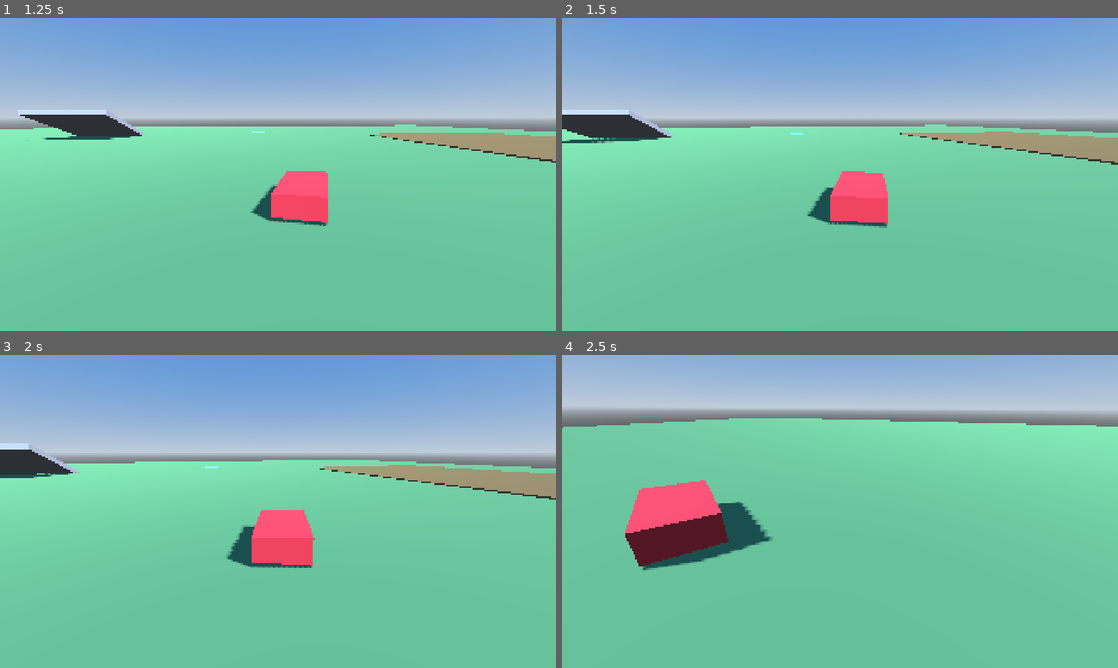
Above: before the commit, frames 1-4 (two rows, left to right).
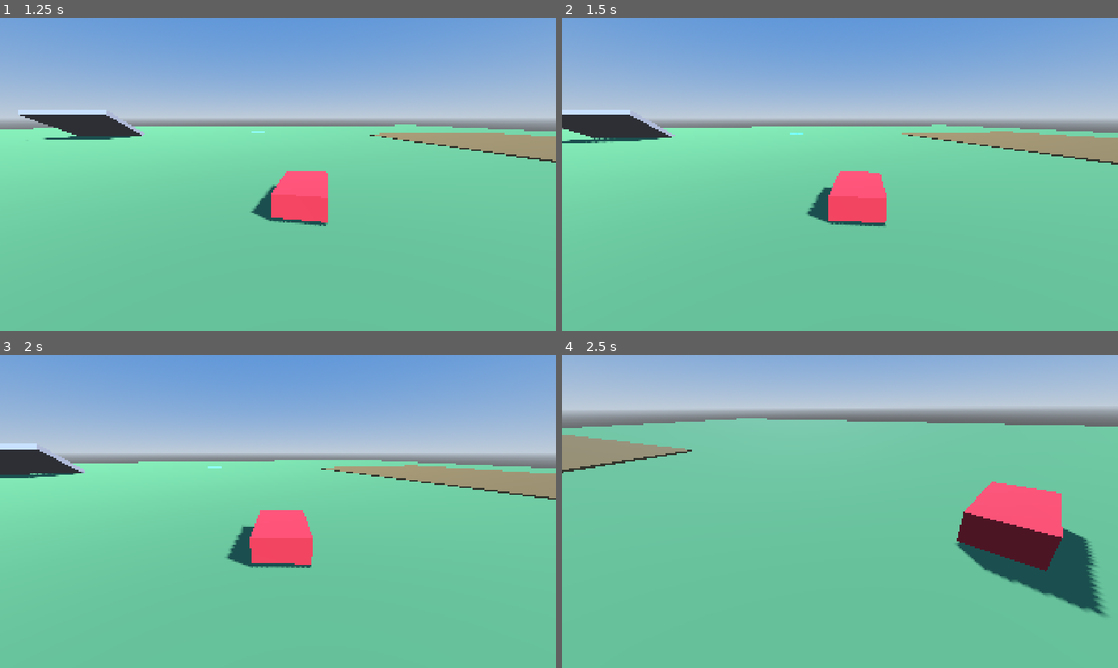
Above: after the commit, the same moments.

Repository: blorbeer-cmd/BattleRacer
Game: Godot game, scene res://tracks/test_area.tscn
Same seed, same stepped clock (60 frames per second), same inputs: the game is played once before the commit and once after it. This scene is started directly instead of the project's main scene.
Inputs:
- Up to frame 1 (1.25 s): hold D (steer_right) from 0.53 s (still down); hold Space (drift) from 0.53 s (still down)
- Up to frame 2 (1.5 s): release D (steer_right) at 1.28 s; release Space (drift) at 1.28 s; hold S (brake) from 1.28 s (still down); tap Space (drift) at 1.35 s
- Up to frame 3 (2 s): keep holding S (brake)
- Up to frame 4 (2.5 s): release S (brake) at 2.03 s; hold D (steer_right) from 2.03 s (still down); hold R (look_back) from 2.03 s (still down); tap Space (drift) at 2.3 s

Frame 1 is identical in both runs. In frame 2, 0.3% of the frame differs, in the area x 0-100%, y 29-68%; in frame 3, 0.5%; in frame 4, 16%, in the area x 0-100%, y 17-84%.

Commit message:
Fix reversed steering in reverse gear, add drift hop and stage feedback (A-013)
- Steering while reversing used absf(forward_speed) for the speed
  scaling, keeping the same turn direction as forward driving - felt
  swapped/unintuitive when backing up. Now multiplies by
  signf(forward_speed) so backing up swings the kart the way arcade
  players expect.
- Added drift_hop_impulse to KartHandling (per weight class in the
  three presets) and apply it as an upward impulse when a drift starts
  - the MK64-style hop was missing entirely before.
- Added temporary placeholder visual feedback: the kart's placeholder
  mesh material tints blue/orange by mini-turbo stage (duplicated at
  runtime so the shared scene material isn't mutated), reset when the
  drift ends. This is a stand-in for real spark VFX (A-063, Phase 6) so
  drift timing/feel can actually be evaluated during manual playtesting
  now rather than only once art exists.

Reported by hands-on testing: camera now follows correctly and
steering works forward, confirming the previous fixes; this addresses
the newly reported reverse-steering and drift-feel-illegible issues.

Co-Authored-By: Claude Sonnet 5 <noreply@anthropic.com>
Claude-Session: https://claude.ai/code/session_01Hg27BPgboDJC3JFDL7WLjD

Diff:
--- a/src/kart/handling/heavy.tres
+++ b/src/kart/handling/heavy.tres
@@ -16,6 +16,7 @@
 drift_grip = 3.5
 drift_steering_multiplier = 1.4
 drift_min_speed = 7.0
+drift_hop_impulse = 3.0
 mini_turbo_stage1_time = 0.9
 mini_turbo_stage2_time = 1.8
 mini_turbo_boost_stage1 = 6.0
--- a/src/kart/handling/light.tres
+++ b/src/kart/handling/light.tres
@@ -16,6 +16,7 @@
 drift_grip = 5.0
 drift_steering_multiplier = 1.6
 drift_min_speed = 5.0
+drift_hop_impulse = 5.0
 mini_turbo_stage1_time = 0.7
 mini_turbo_stage2_time = 1.4
 mini_turbo_boost_stage1 = 6.0
--- a/src/kart/handling/medium.tres
+++ b/src/kart/handling/medium.tres
@@ -16,6 +16,7 @@
 drift_grip = 4.0
 drift_steering_multiplier = 1.5
 drift_min_speed = 6.0
+drift_hop_impulse = 4.0
 mini_turbo_stage1_time = 0.8
 mini_turbo_stage2_time = 1.6
 mini_turbo_boost_stage1 = 6.0
--- a/src/kart/kart.gd
+++ b/src/kart/kart.gd
@@ -15,8 +15,18 @@
 ## niedriger/mittlerer Geschwindigkeit kaum spürbar.
 const TURN_RATE_GAIN: float = 4.0
 
+## Nur Platzhalter-Feedback, bis in Phase 6 (A-063) echte Funken-VFX
+## kommen: färbt das Platzhalter-Mesh je Mini-Turbo-Stufe ein, damit sich
+## das Drift-Timing schon jetzt beurteilen lässt.
+const DRIFT_STAGE_COLORS: Array[Color] = [
+	Color(0.0, 0.0, 0.0),
+	Color(0.2, 0.5, 1.0),
+	Color(1.0, 0.55, 0.1),
+]
+
 @export var handling: KartHandling
 @export var visual_root_path: NodePath
+@export var visual_mesh_path: NodePath
 @export var wheel_ray_fl: NodePath
 @export var wheel_ray_fr: NodePath
 @export var wheel_ray_rl: NodePath
@@ -26,6 +36,7 @@
 var input_source: KartInputSource = PlayerInputSource.new()
 
 var _visual_root: Node3D
+var _visual_material: StandardMaterial3D
 var _wheel_ray_nodes: Array[RayCast3D] = []
 var _steering_angle: float = 0.0
 var _grounded: bool = false
@@ -51,6 +62,29 @@
 	if handling != null:
 		mass = handling.mass_kg
 	_last_safe_transform = global_transform
+
+	var visual_mesh: MeshInstance3D = get_node_or_null(visual_mesh_path) as MeshInstance3D
+	if visual_mesh != null:
+		var base_material: Material = visual_mesh.get_surface_override_material(0)
+		if base_material is StandardMaterial3D:
+			_visual_material = (base_material as StandardMaterial3D).duplicate()
+			visual_mesh.set_surface_override_material(0, _visual_material)
+
+	mini_turbo_charged.connect(_on_mini_turbo_charged)
+	drift_ended.connect(_on_drift_ended)
+
+
+func _on_mini_turbo_charged(stage: int) -> void:
+	if _visual_material == null:
+		return
+	_visual_material.emission_enabled = stage > 0
+	_visual_material.emission = DRIFT_STAGE_COLORS[clampi(stage, 0, DRIFT_STAGE_COLORS.size() - 1)]
+	_visual_material.emission_energy_multiplier = 2.0
+
+
+func _on_drift_ended(_boost_applied: bool) -> void:
+	if _visual_material != null:
+		_visual_material.emission_enabled = false
 
 
 func _physics_process(delta: float) -> void:
@@ -172,7 +206,8 @@
 
 	var forward_speed: float = linear_velocity.dot(-global_transform.basis.z)
 	var speed_ratio: float = clampf(absf(forward_speed) / handling.max_speed, 0.3, 1.0)
-	var turn_rate: float = _steering_angle * TURN_RATE_GAIN * speed_ratio
+	var direction_sign: float = signf(forward_speed) if absf(forward_speed) > 0.05 else 1.0
+	var turn_rate: float = _steering_angle * TURN_RATE_GAIN * speed_ratio * direction_sign
 	var active_grip: float = handling.drift_grip if _is_drifting else handling.grip
 	angular_velocity.y = move_toward(angular_velocity.y, turn_rate, active_grip * 3.0 * delta)
 
@@ -229,6 +264,7 @@
 	_drift_direction = direction
 	_drift_charge_time = 0.0
 	_drift_stage = 0
+	apply_central_impulse(Vector3.UP * handling.drift_hop_impulse * mass)
 	drift_started.emit()
 
 
--- a/src/kart/kart.tscn
+++ b/src/kart/kart.tscn
@@ -19,6 +19,7 @@
 script = ExtResource("1")
 handling = ExtResource("2")
 visual_root_path = NodePath("Visual")
+visual_mesh_path = NodePath("Visual/MeshInstance3D")
 wheel_ray_fl = NodePath("WheelFL")
 wheel_ray_fr = NodePath("WheelFR")
 wheel_ray_rl = NodePath("WheelRL")
--- a/src/kart/kart_handling.gd
+++ b/src/kart/kart_handling.gd
@@ -24,6 +24,7 @@
 @export var drift_grip: float = 4.0
 @export var drift_steering_multiplier: float = 1.5
 @export var drift_min_speed: float = 6.0
+@export var drift_hop_impulse: float = 4.0
 
 @export_group("Mini-Turbo")
 @export var mini_turbo_stage1_time: float = 0.8
Not shown, changed: ANFORDERUNGEN.md
